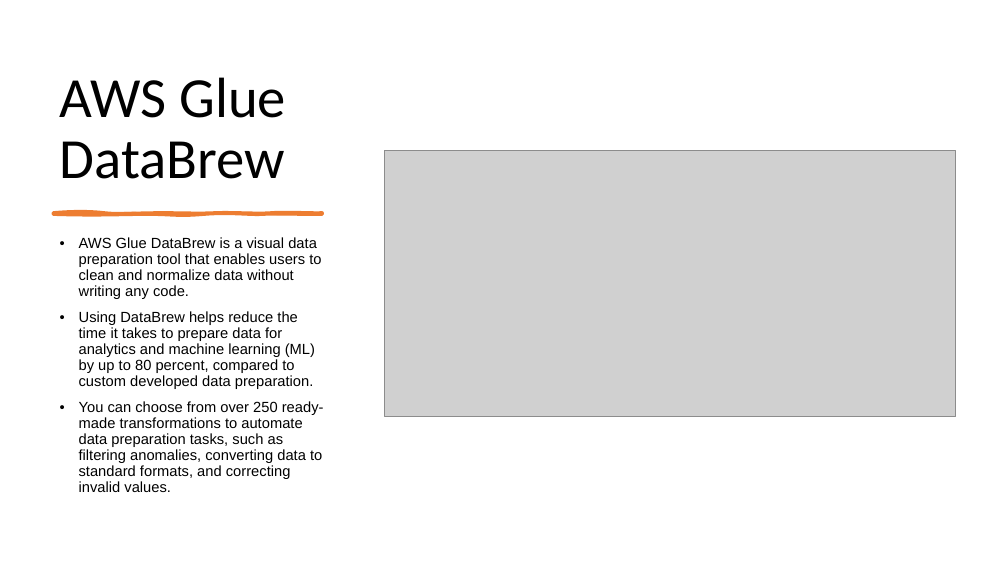
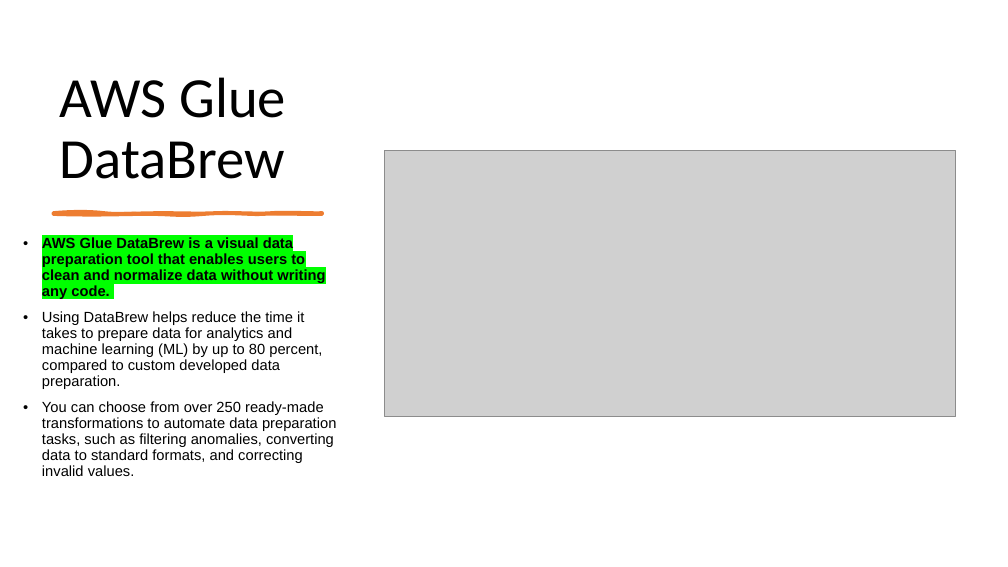
Before and after one commit to IlyaChakun/aws-iba-courses, a slide deck: slide 9 of lecture-materials/Analytics/aws_glue/aws_glue.pptx (slide 10 before the commit). Drawn at 1008x567 pixels with LibreOffice and Linux fonts; fonts in the diff are those of the drawing; grey boxes stand for pictures. Boxes give left, top, right and bottom in pixels: in the first picture for what was removed or moved away, otherwise in the second. Text is boxed around its words. In the diff, an @@ line names an element or a change of style, - is before the commit and + after.

```diff
--- a/lecture-materials/Analytics/aws_glue/aws_glue.pptx
+++ b/lecture-materials/Analytics/aws_glue/aws_glue.pptx
@@ text "AWS Glue DataBrew is a ...": place and size @@
-text "AWS Glue DataBrew is a ..." at [79,237,324,492]
+text "AWS Glue DataBrew is a ..." at [42,237,336,476]
@@ text at [42,237,325,299]: highlight none to #00FF00, bold on in "AWS Glue DataBrew is a visual data ..." @@
```
Also in this commit, not shown: 8 other slides changed, 1 slide removed, 15 other files.
